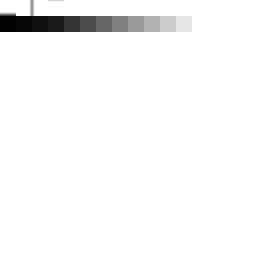
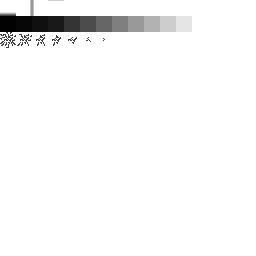
Before/after of a w=256, h=256 layered artwork. What changed in the layer stack:
added layer "Pasted Layer" (75%) above "Background" over [0, 32, 105, 48]
